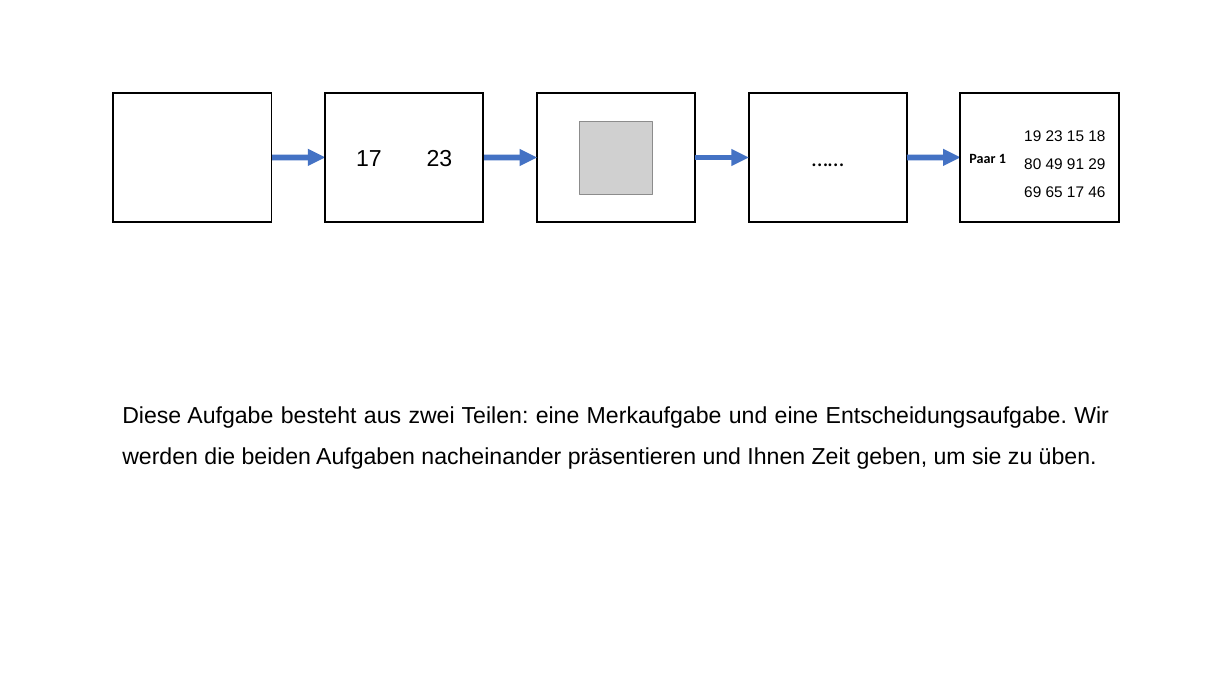
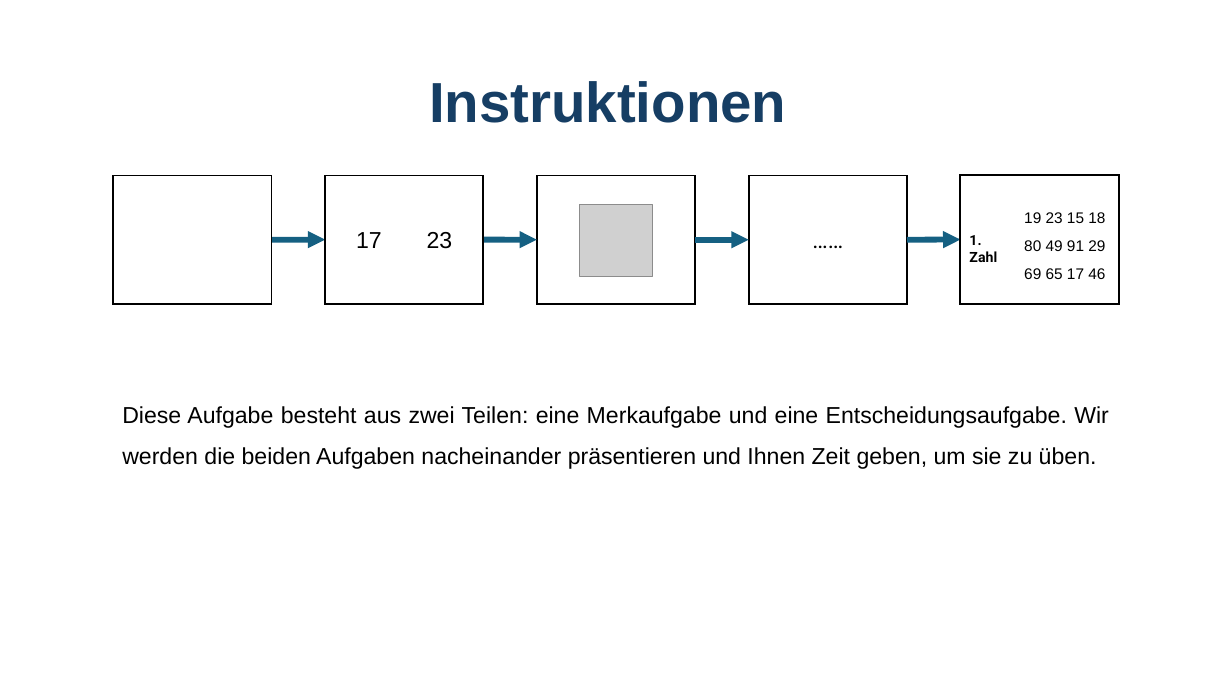
Before and after one commit to GidonFrischkorn/Ambizione-IndividualDifferencesStudy, a slide deck: slide 1 of tasks/number-complex-span/assets/images/instruction-de/instruction.pptx. Drawn at 1232x693 pixels with LibreOffice and Linux fonts; fonts in the diff are those of the drawing; grey boxes stand for pictures. Boxes give left, top, right and bottom in pixels: in the first picture for what was removed or moved away, otherwise in the second. Text is boxed around its words. In the diff, an @@ line names an element or a change of style, - is before the commit and + after.

```diff
--- a/tasks/number-complex-span/assets/images/instruction-de/instruction.pptx
+++ b/tasks/number-complex-span/assets/images/instruction-de/instruction.pptx
@@ text added at bbox=[429, 81, 786, 123], 44 pt, text #163E64, bold @@
+Instruktionen
@@ rectangle "……" at bbox=[749, 176, 907, 304]: font Calibri to Roboto @@
@@ 5 rectangles: place and size @@
-5 rectangles at bbox=[114, 93, 1118, 222]
+5 rectangles at bbox=[114, 176, 1118, 304]
@@ arrow (272, 239) - (325, 239): stroke #4472C4 4.5 pt to #156082 4.5 pt @@
@@ arrow (483, 239) - (537, 239): stroke #4472C4 4.5 pt to #156082 4.5 pt @@
@@ arrow (695, 239) - (749, 239): stroke #4472C4 4.5 pt to #156082 4.5 pt @@
@@ 4 arrows, 1 picture, 1 text: place and size @@
-4 arrows, 1 picture, 1 text at bbox=[272, 122, 1105, 197]
+4 arrows, 1 picture, 1 text at bbox=[272, 204, 1105, 279]
@@ arrow (908, 239) - (960, 239): stroke #4472C4 4.5 pt to #156082 4.5 pt @@
@@ text at bbox=[969, 235, 997, 262]: text changed; font Calibri to Roboto @@
-Paar 1
+1. Zahl
```
Also in this commit, not shown: 3 other slides changed, 5 other files.
